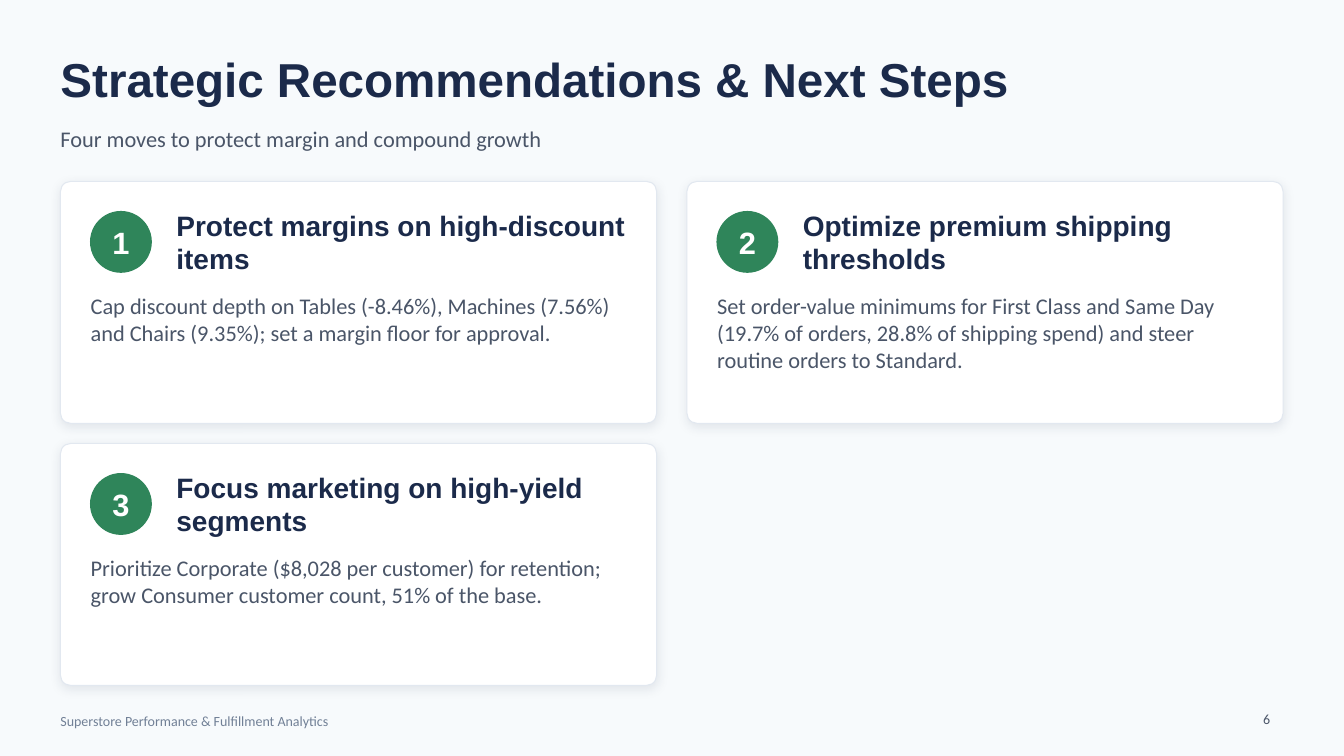
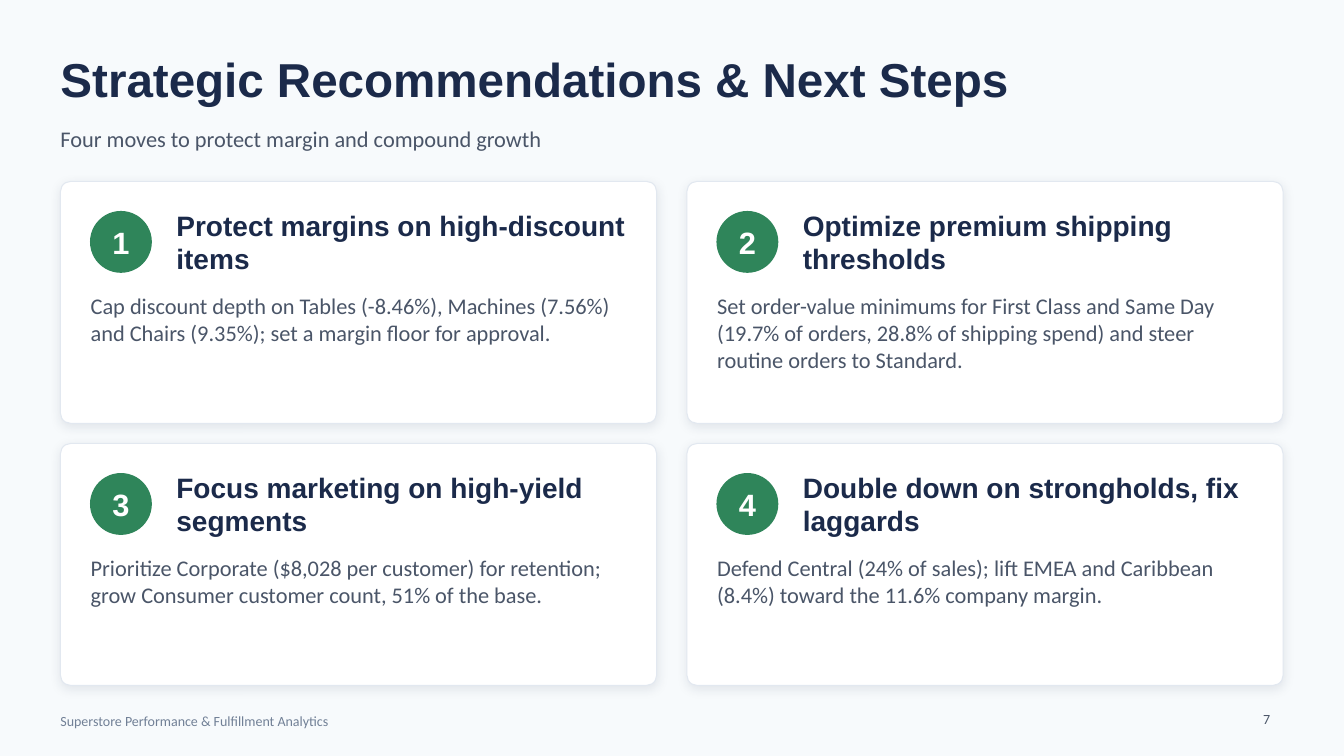
Before and after one commit to king-obobo/analytics_with_dbt, a slide deck: slide 7 of Superstore_Performance_Fulfillment_Analytics.pptx (slide 6 before the commit). Drawn at 1344x756 pixels with LibreOffice and Linux fonts; fonts in the diff are those of the drawing. Boxes give left, top, right and bottom in pixels: in the first picture for what was removed or moved away, otherwise in the second. Text is boxed around its words. In the diff, an @@ line names an element or a change of style, - is before the commit and + after.

```diff
--- a/Superstore_Performance_Fulfillment_Analytics.pptx
+++ b/Superstore_Performance_Fulfillment_Analytics.pptx
@@ rounded rectangle added at (688, 444, 1285, 686), fill #FFFFFF, outline #E2E8F0 0.75 pt @@
@@ ellipse added at (718, 474, 778, 534), fill #2F855A, outline #2F855A 1 pt @@
@@ text added at (803, 477, 1239, 537), 20 pt, text #1B2A4A, bold @@
+Double down on strongholds, fix laggards
@@ text added at (739, 495, 756, 516), 22 pt, text #FFFFFF, bold @@
+4
@@ text added at (717, 560, 1213, 607), 16 pt, text #4A5568 @@
+Defend Central (24% of sales); lift EMEA and Caribbean (8.4%) toward the 11.6% company margin.
@@ page number at (1263, 715, 1270, 724): text changed @@
-6
+7
```
Also in this commit, not shown: 2 other slides changed, 1 slide added, 2 other files.
